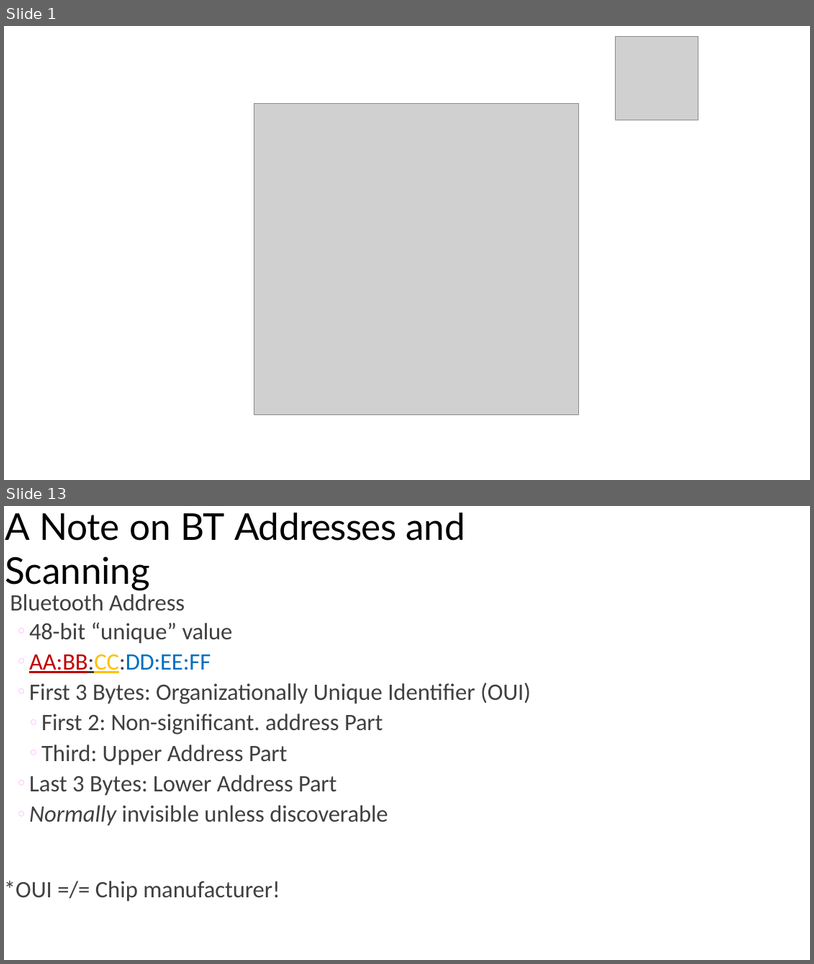
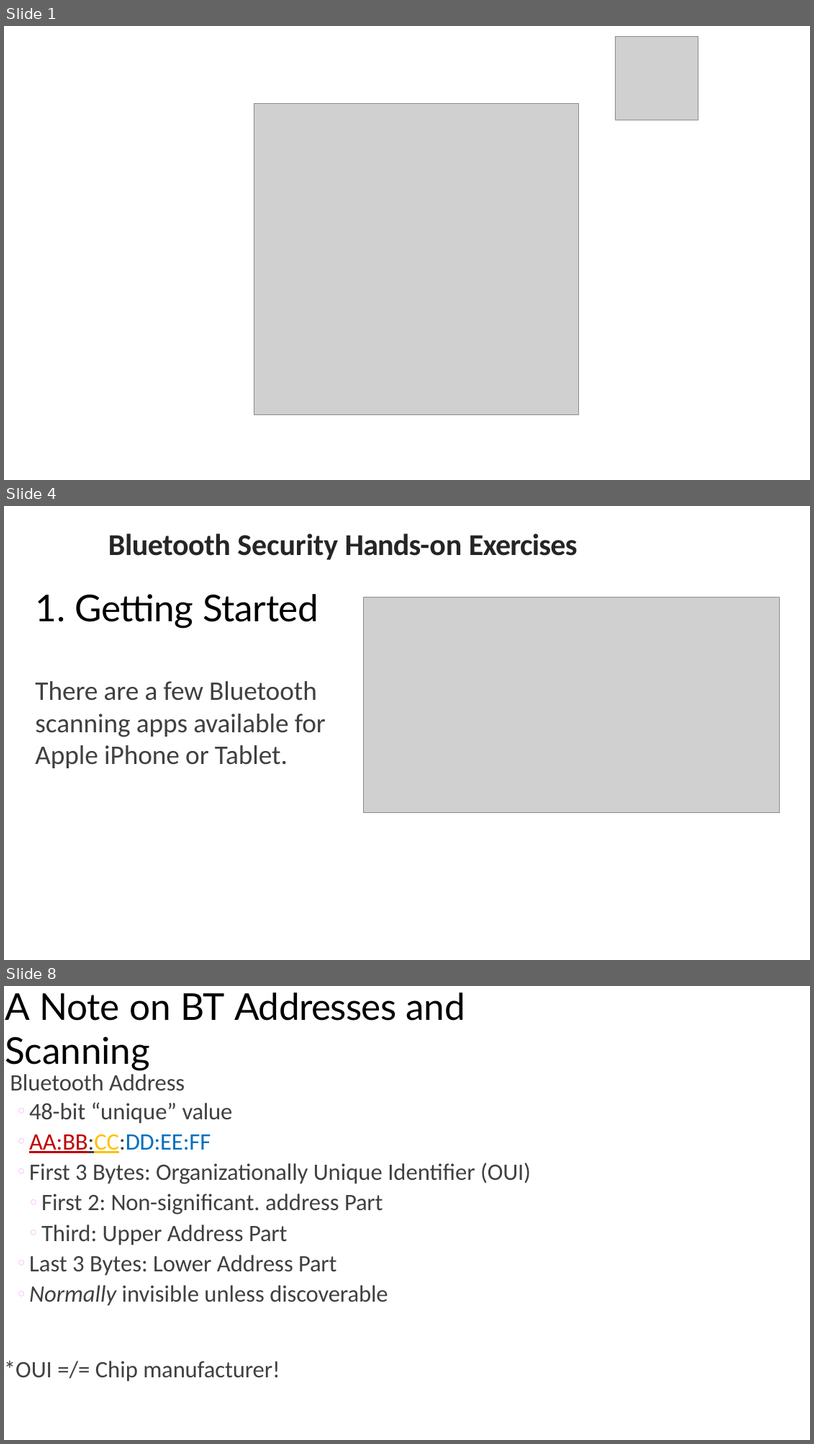
Before and after one commit to nprobert/AutoISAC-ACT-AdvWireless, a slide deck: 2 ACT AW - Bluetooth.pptx. Shown one above the other, each under a label of ours: slides 1 and 13 before the commit, slides 1, 4 and 8 after it; the slides between them are not shown. The pictures are 814x964 and 814x1444 pixels, drawn with LibreOffice and Linux fonts; fonts in the diff are those of the drawing; grey boxes stand for pictures. Boxes give left, top, right and bottom in pixels: in the first picture for what was removed or moved away, otherwise in the second. Text is boxed around its words. In the diff, an @@ line names an element or a change of style, - is before the commit and + after.

Commit message:
Bluetooth updates.  Split Kali from PC/Mobile

```diff
--- a/2 ACT AW - Bluetooth.pptx
+++ b/2 ACT AW - Bluetooth.pptx
@@ slide 4 added at [4,506,810,960], background #FFFFFF @@
@@ text added at [108,533,578,560], 36 pt, text #252525, bold @@
+Bluetooth Security Hands-on Exercises
@@ title added at [35,594,326,768], 32 pt, text #404040 @@
+1. Getting Started
+There are a few Bluetooth scanning apps available for Apple iPhone or Tablet.
@@ picture added at [364,597,780,813] @@
@@ what was slide 13 is now slide 8 @@
```
Also in this commit, not shown: 6 slides changed, 1 other slide added, 13 slides removed, 1 other file.
